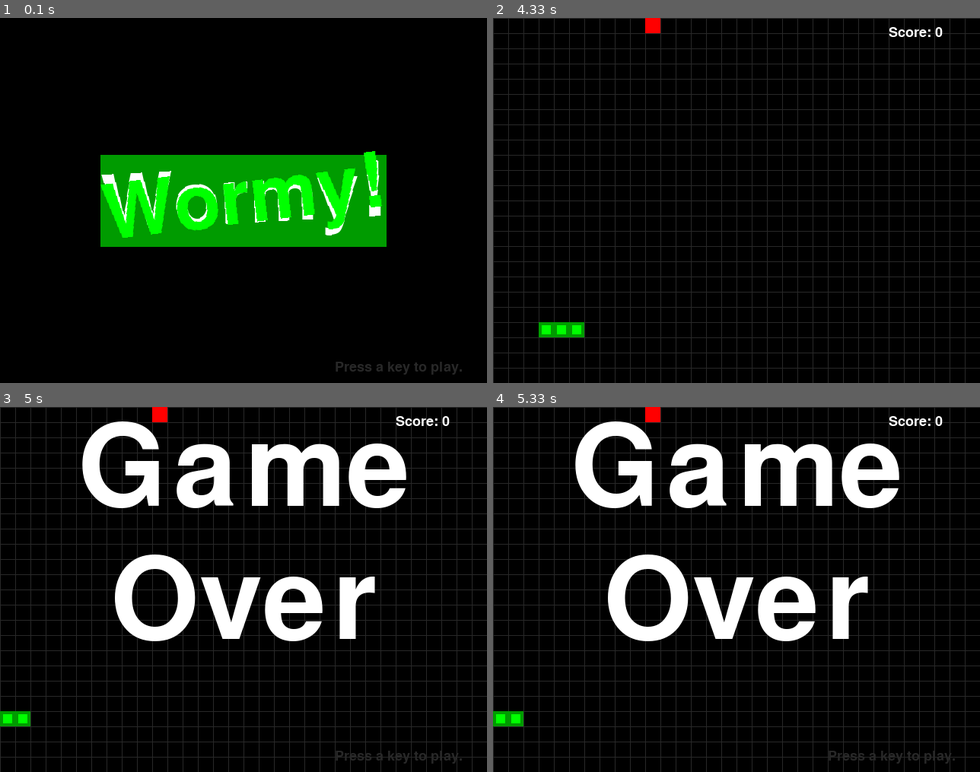
Above: before the commit, frames 1-4 (two rows, left to right).
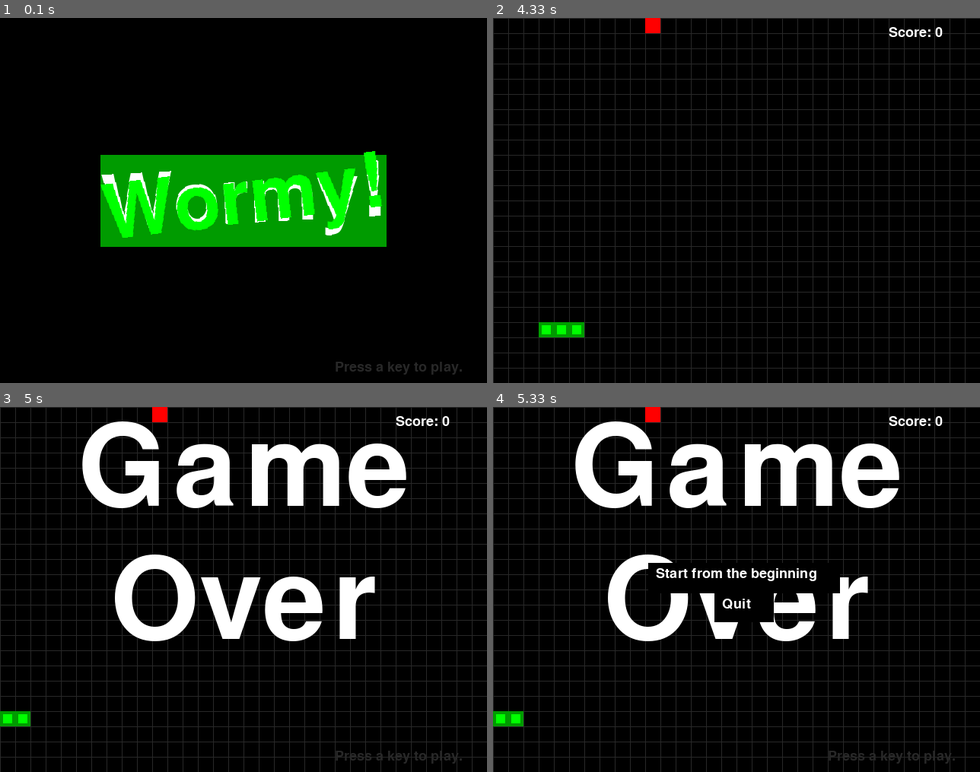
Above: after the commit, the same moments.

Repository: VasilakiG/PyGame
Game: pygame game, started from 6. Chapter/wormyLaboratory.py
Same seed, same stepped clock (60 frames per second), same inputs: the game is played once before the commit and once after it.
Inputs:
- Up to frame 1 (0.1 s): no input
- Up to frame 2 (4.33 s): tap Enter at 0.33 s; tap S at 0.67 s; hold Left 1-1.53 s; hold Down 1.57-1.87 s; hold Left 1.9-2.3 s; hold Up 2.33-2.7 s; hold Right 2.73-3.37 s; hold Down 3.4-3.77 s; hold Left 3.8-4.27 s
- Up to frame 3 (5 s): no input
- Up to frame 4 (5.33 s): no input

Frames 1-3 are identical in both runs. In frame 4, 2.2% of the frame differs, in the area x 31-72%, y 42-59%.

Commit message:
FTR: Implemented 2/3 tasks from laboratory exericise for wormy

Diff:
--- a/6. Chapter/wormyLaboratory.py
+++ b/6. Chapter/wormyLaboratory.py
@@ -47,13 +47,25 @@
 
 
 def runGame():
+
+    #----------------------Worm 2----------------------
+    global worm2Coords, direction2, worm2Alive
+    start_time = pygame.time.get_ticks()
+    #--------------------------------------------------
+
     # Set a random start point.
     startx = random.randint(5, CELLWIDTH - 6)
     starty = random.randint(5, CELLHEIGHT - 6)
     wormCoords = [{'x': startx,     'y': starty},
-                  {'x': startx - 1, 'y': starty},
-                  {'x': startx - 2, 'y': starty}]
+                {'x': startx - 1, 'y': starty},
+                {'x': startx - 2, 'y': starty}]
     direction = RIGHT
+
+    worm2Coords = [{'x': 0, 'y': 0},
+                {'x': 0, 'y': 0},
+                {'x': 0, 'y': 0}]
+    direction2 = RIGHT
+    worm2Alive = False
 
     # Start the apple in a random place.
     apple = getRandomLocation()
@@ -74,6 +86,20 @@
                 elif event.key == K_ESCAPE:
                     terminate()
 
+        #----------------------Worm 2----------------------
+        # Check if it's time to spawn the second worm
+        current_time = pygame.time.get_ticks()
+        if current_time - start_time > 20000 and not worm2Alive:  # 20 seconds
+            spawnSecondWorm()
+
+        # Move the second worm
+        if worm2Alive:
+            moveWorm(worm2Coords, getRandomDirection())
+
+        # Check for collisions
+        handleCollisions(wormCoords, worm2Coords)
+        #--------------------------------------------------
+
         # check if the worm has hit itself or the edge
         if wormCoords[HEAD]['x'] == -1 or wormCoords[HEAD]['x'] == CELLWIDTH or wormCoords[HEAD]['y'] == -1 or wormCoords[HEAD]['y'] == CELLHEIGHT:
             return # game over
@@ -100,11 +126,75 @@
         wormCoords.insert(0, newHead)
         DISPLAYSURF.fill(BGCOLOR)
         drawGrid()
-        drawWorm(wormCoords)
+        drawWorm1(wormCoords)
+        if worm2Alive:
+            drawWorm2(worm2Coords, RED)  # Draw the second worm in dark green
         drawApple(apple)
-        drawScore(len(wormCoords) - 3)
+        drawScore(len(wormCoords) - 3 + len(worm2Coords) - 3)
         pygame.display.update()
         FPSCLOCK.tick(FPS)
+
+#----------------------Worm 2----------------------
+def spawnSecondWorm():
+    global worm2Coords, direction2, worm2Alive
+    startx = random.randint(5, CELLWIDTH - 6)
+    starty = random.randint(5, CELLHEIGHT - 6)
+    worm2Coords = [{'x': startx, 'y': starty},
+                   {'x': startx - 1, 'y': starty},
+                   {'x': startx - 2, 'y': starty}]
+    direction2 = RIGHT
+    worm2Alive = True
+
+def moveWorm(worm, direction):
+    if direction == UP:
+        newHead = {'x': worm[HEAD]['x'], 'y': worm[HEAD]['y'] - 1}
+    elif direction == DOWN:
+        newHead = {'x': worm[HEAD]['x'], 'y': worm[HEAD]['y'] + 1}
+    elif direction == LEFT:
+        newHead = {'x': worm[HEAD]['x'] - 1, 'y': worm[HEAD]['y']}
+    elif direction == RIGHT:
+        newHead = {'x': worm[HEAD]['x'] + 1, 'y': worm[HEAD]['y']}
+    worm.insert(0, newHead)
+    del worm[-1]
+
+def handleCollisions(worm1, worm2):
+    global worm2Alive
+    # Check if the original worm collides with the second worm
+    if worm1[HEAD] in worm2:
+        # Grow the original worm's body without moving the head
+        newBodySegment = {'x': worm1[HEAD]['x'], 'y': worm1[HEAD]['y']}
+        worm1.insert(1, newBodySegment)
+
+        # Kill the second worm only if it hits the edge
+        if (worm2[HEAD]['x'] == -1 or worm2[HEAD]['x'] == CELLWIDTH or
+                worm2[HEAD]['y'] == -1 or worm2[HEAD]['y'] == CELLHEIGHT):
+            terminate()
+        else:
+            worm2Alive = False  # Kill the second worm
+
+        return  # Avoid further processing if there's a collision
+
+    # Check if the second worm collides with the original worm
+    if worm2Alive and worm2[HEAD] in worm1:
+        # Grow the second worm's body without moving the head
+        newBodySegment = {'x': worm2[HEAD]['x'], 'y': worm2[HEAD]['y']}
+        worm2.insert(1, newBodySegment)
+
+def drawWorm2 (worm, color):
+    for coord in worm:
+        x = coord['x'] * CELLSIZE
+        y = coord['y'] * CELLSIZE
+        wormSegmentRect = pygame.Rect(x, y, CELLSIZE, CELLSIZE)
+        pygame.draw.rect(DISPLAYSURF, DARKGREEN, wormSegmentRect)
+        wormInnerSegmentRect = pygame.Rect(x + 4, y + 4, CELLSIZE - 8, CELLSIZE - 8)
+        pygame.draw.rect(DISPLAYSURF, color, wormInnerSegmentRect)
+
+def getRandomLocation():
+    return {'x': random.randint(0, CELLWIDTH - 1), 'y': random.randint(0, CELLHEIGHT - 1)}
+
+def getRandomDirection():
+    return random.choice([UP, DOWN, LEFT, RIGHT])
+#--------------------------------------------------
 
 def drawPressKeyMsg():
     pressKeySurf = BASICFONT.render('Press a key to play.', True, DARKGRAY)
@@ -180,10 +270,59 @@
     pygame.time.wait(500)
     checkForKeyPress() # clear out any key presses in the event queue
 
+    #--------------START/QUIT BUTTONS----------------
+    # Draw "Start from the beginning" button
+    startButtonSurf = BASICFONT.render('Start from the beginning', True, WHITE)
+    startButtonRect = startButtonSurf.get_rect()
+    startButtonRect.midtop = (WINDOWWIDTH / 2, overRect.height + 10 + 50)
+
+    # Enlarge the button size
+    startButtonRect.width += 20
+    startButtonRect.height += 10
+
+    # Create a black background for the button
+    pygame.draw.rect(DISPLAYSURF, BLACK, (startButtonRect.left - 10, startButtonRect.top - 5, startButtonRect.width + 20, startButtonRect.height + 10))
+
+    DISPLAYSURF.blit(startButtonSurf, startButtonRect)
+
+    # Draw "Quit" button
+    # Draw "Quit" button
+    quitButtonSurf = BASICFONT.render('Quit', True, WHITE)
+    quitButtonRect = quitButtonSurf.get_rect()
+    quitButtonRect.midtop = (WINDOWWIDTH / 2, startButtonRect.height + startButtonRect.top + 10)
+
+    # Enlarge the button size
+    quitButtonRect.width += 20
+    quitButtonRect.height += 10
+
+    # Create a black background for the button
+    pygame.draw.rect(DISPLAYSURF, BLACK, (quitButtonRect.left - 10, quitButtonRect.top - 5, quitButtonRect.width + 20, quitButtonRect.height + 10))
+
+    DISPLAYSURF.blit(quitButtonSurf, quitButtonRect)
+
+    pygame.display.update()
+    #------------------------------------------------
+
+    # while True:
+    #     if checkForKeyPress():
+    #         pygame.event.get() # clear event queue
+    #         return
     while True:
-        if checkForKeyPress():
-            pygame.event.get() # clear event queue
-            return
+        for event in pygame.event.get():
+            if event.type == QUIT:
+                terminate()
+            elif event.type == KEYDOWN:
+                if event.key == K_ESCAPE:
+                    terminate()
+            elif event.type == MOUSEBUTTONUP:
+                mouse_x, mouse_y = event.pos
+                # Check if the mouse click is within the "Start from the beginning" button
+                if startButtonRect.collidepoint(mouse_x, mouse_y):
+                    runGame()
+                    return
+                # Check if the mouse click is within the "Quit" button
+                elif quitButtonRect.collidepoint(mouse_x, mouse_y):
+                    terminate()
 
 def drawScore(score):
     scoreSurf = BASICFONT.render('Score: %s' % (score), True, WHITE)
@@ -192,7 +331,7 @@
     DISPLAYSURF.blit(scoreSurf, scoreRect)
 
 
-def drawWorm(wormCoords):
+def drawWorm1(wormCoords):
     for coord in wormCoords:
         x = coord['x'] * CELLSIZE
         y = coord['y'] * CELLSIZE
